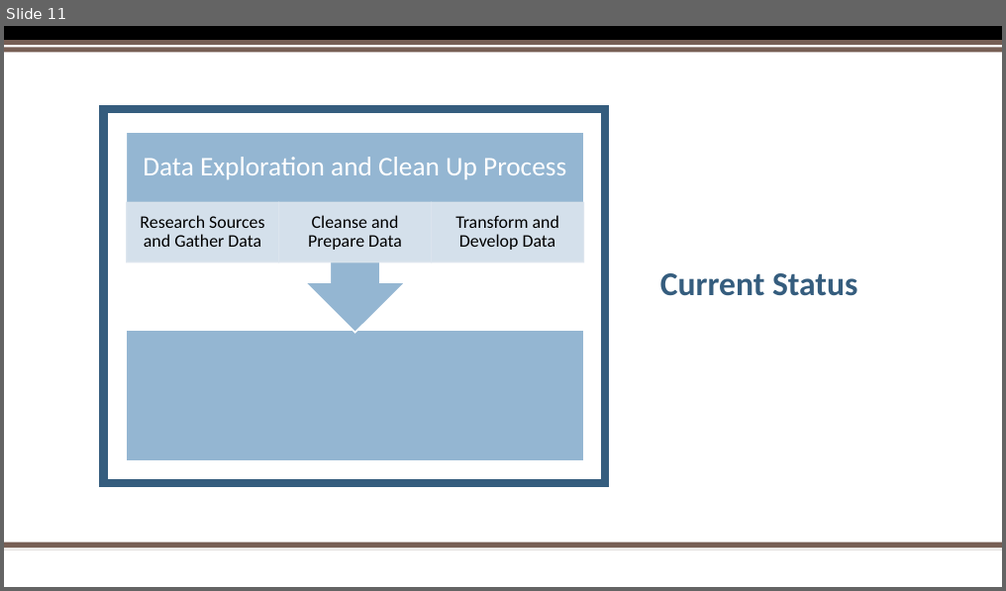
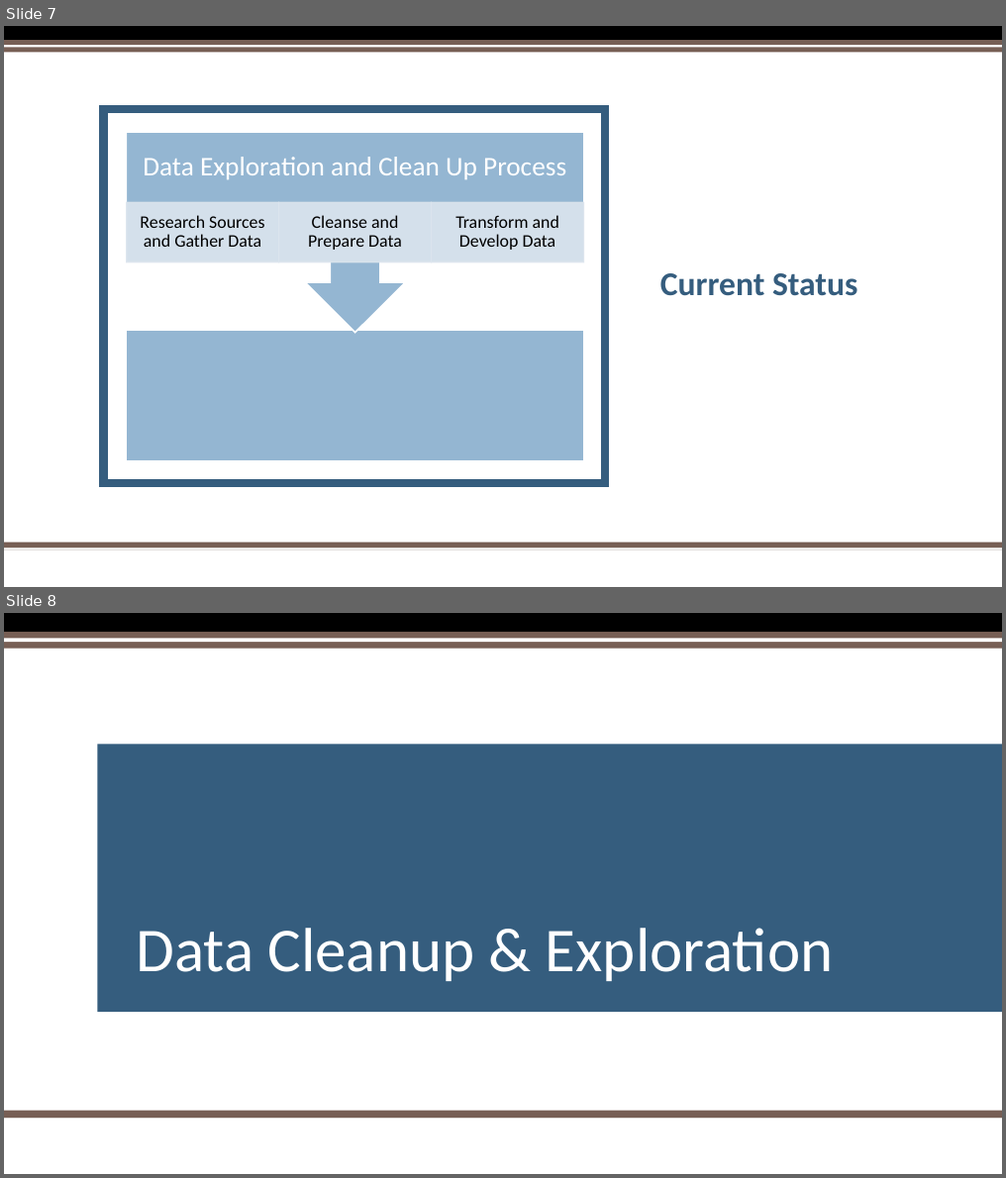
Before and after one commit to hbielser/FourLoopers.CityProject1, a slide deck: Project One PowerPoint Presentation 2.pptx. Shown one above the other, each under a label of ours: slide 11 before the commit, slides 7 and 8 after it. The pictures are 1006x591 and 1006x1178 pixels, drawn with LibreOffice and Linux fonts; fonts in the diff are those of the drawing; background and template pictures are left out. Boxes give left, top, right and bottom in pixels: in the first picture for what was removed or moved away, otherwise in the second. Text is boxed around its words. In the diff, an @@ line names an element or a change of style, - is before the commit and + after.

```diff
--- a/Project One PowerPoint Presentation 2.pptx
+++ b/Project One PowerPoint Presentation 2.pptx
@@ slide 8 added at [4,613,1002,1174], background #FFFFFF @@
@@ rectangle added at [4,613,1002,632], fill #000000 @@
@@ rectangle added at [4,632,1002,649], fill #775F55 @@
@@ rectangle added at [4,639,1002,642], fill #FFFFFF @@
@@ rectangle added at [98,744,1002,1012], fill #355D7E @@
@@ title added at [136,928,833,981], 60 pt, text #FFFFFF @@
+Data Cleanup & Exploration
@@ rectangle added at [4,1111,1002,1119], fill #775F55 @@
@@ rectangle added at [4,1118,1002,1121], fill #FFFFFF @@
@@ what was slide 11 is now slide 7 @@
```
Also in this commit, not shown: 2 slides changed, 8 other slides added, 3 slides removed, 17 other files.
